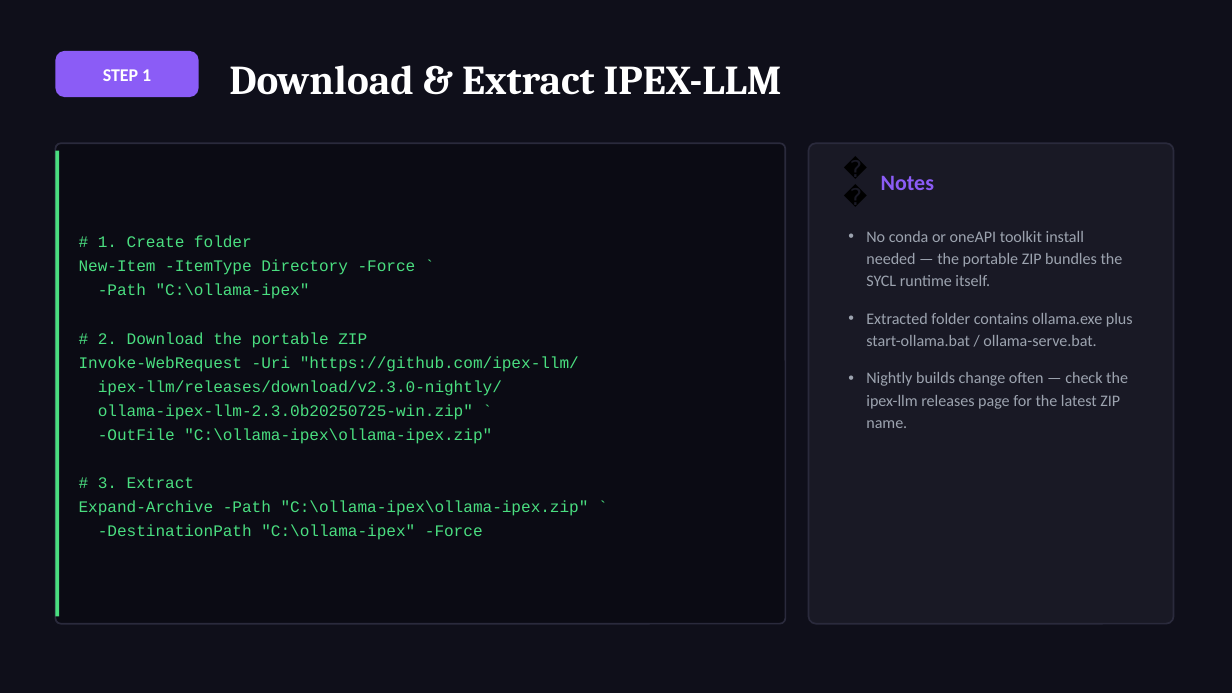
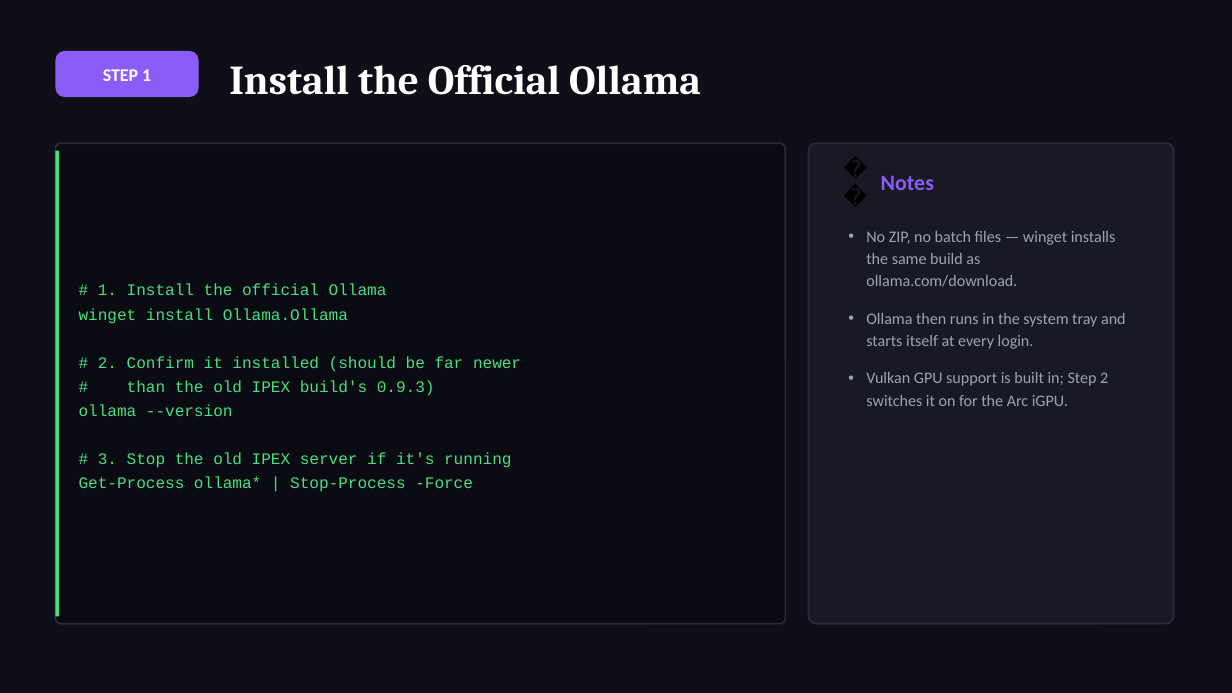
Before and after one commit to Adithya210207/personality-ai-chatbot, a slide deck: slide 4 of Documentary/Stheno_Ollama_Setup_Guide_for_my_Chatbots_backend (2).pptx. Drawn at 1232x693 pixels with LibreOffice and Linux fonts; fonts in the diff are those of the drawing. Boxes give left, top, right and bottom in pixels: in the first picture for what was removed or moved away, otherwise in the second. Text is boxed around its words. In the diff, an @@ line names an element or a change of style, - is before the commit and + after.

Commit message:
Update documentation, setup guide with Vulkan GPU instructions, and add sample chat histories

```diff
--- a/Documentary/Stheno_Ollama_Setup_Guide_for_my_Chatbots_backend (2).pptx
+++ b/Documentary/Stheno_Ollama_Setup_Guide_for_my_Chatbots_backend (2).pptx
@@ text at box(229, 65, 701, 95): text changed @@
-Download & Extract IPEX-LLM
+Install the Official Ollama
@@ text at box(866, 231, 1126, 406): text changed @@
-• No conda or oneAPI toolkit install needed — the portable ZIP bundles the SYCL runtime itself.
-• Extracted folder contains ollama.exe plus start-ollama.bat / ollama-serve.bat.
-• Nightly builds change often — check the ipex-llm releases page for the latest ZIP name.
+• No ZIP, no batch files — winget installs the same build as ollama.com/download.
+• Ollama then runs in the system tray and starts itself at every login.
+• Vulkan GPU support is built in; Step 2 switches it on for the Arc iGPU.
@@ text at box(79, 284, 521, 492): text changed @@
-# 1. Create folder
-New-Item -ItemType Directory -Force `
--Path "C:\ollama-ipex"
-# 2. Download the portable ZIP
-Invoke-WebRequest -Uri "https://github.com/ipex-llm/
-ipex-llm/releases/download/v2.3.0-nightly/
-ollama-ipex-llm-2.3.0b20250725-win.zip" `
--OutFile "C:\ollama-ipex\ollama-ipex.zip"
-# 3. Extract
-Expand-Archive -Path "C:\ollama-ipex\ollama-ipex.zip" `
--DestinationPath "C:\ollama-ipex" -Force
+# 1. Install the official Ollama
+winget install Ollama.Ollama
+# 2. Confirm it installed (should be far newer
+# than the old IPEX build's 0.9.3)
+ollama --version
+# 3. Stop the old IPEX server if it's running
+Get-Process ollama* | Stop-Process -Force
```
Also in this commit, not shown: 10 other slides changed, 11 other files.
